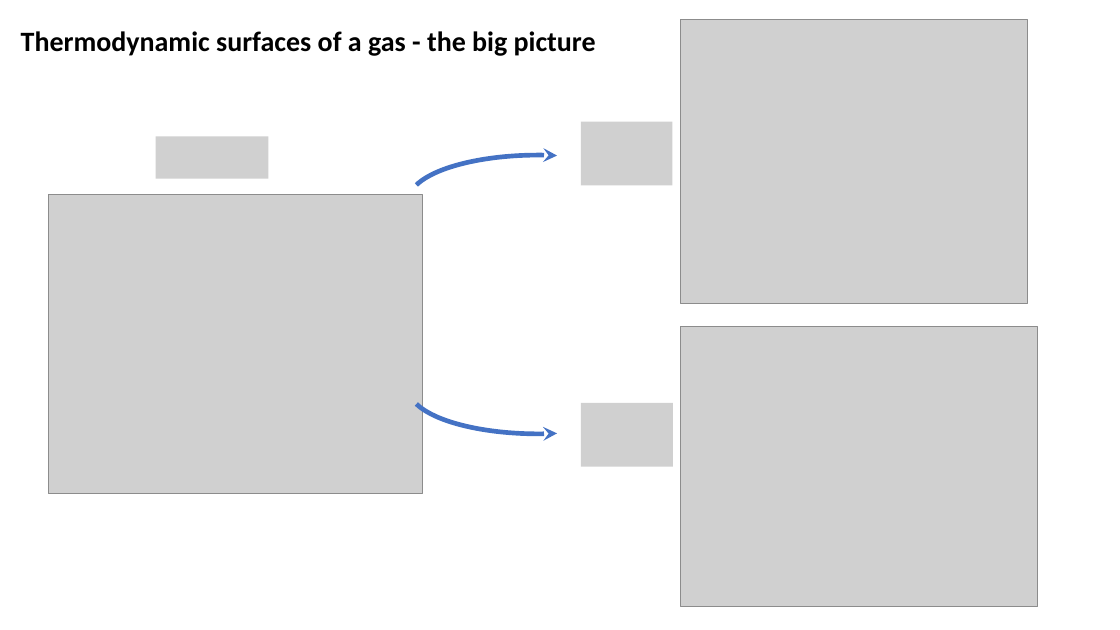
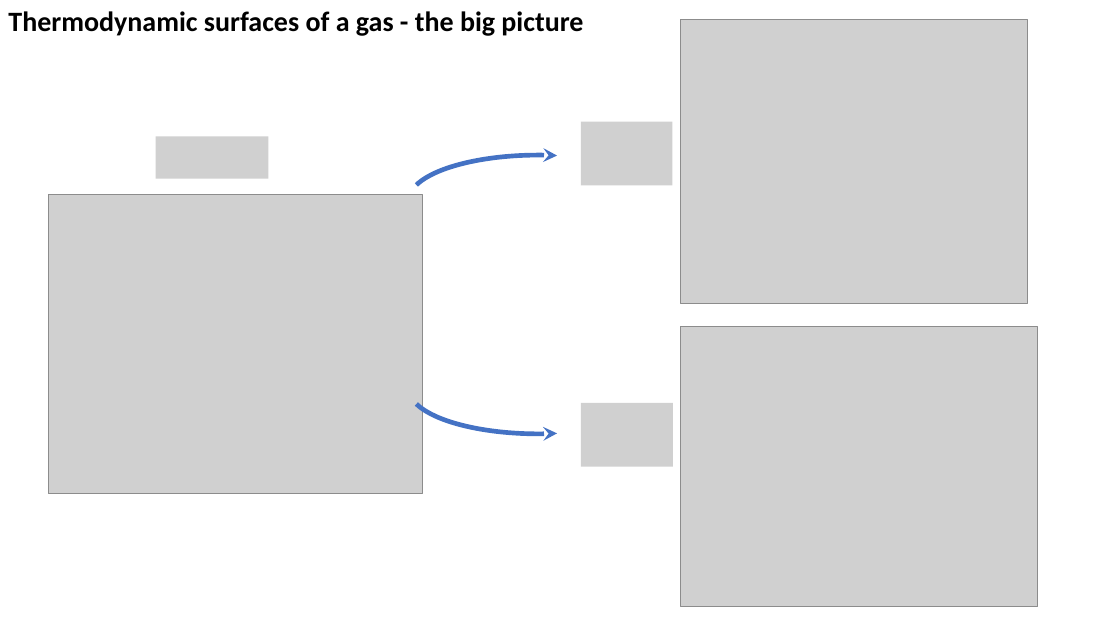
Before and after one commit to sneshyba/pypchem, a slide deck: slide 1 of Thermo 2022 (Neshyba)/Lectures/Week 2 - Thermodynamic surfaces/Week 2.4 Synthesis.pptx. Drawn at 1120x630 pixels with LibreOffice and Linux fonts; fonts in the diff are those of the drawing; grey boxes stand for pictures. Boxes give left, top, right and bottom in pixels: in the first picture for what was removed or moved away, otherwise in the second. Text is boxed around its words. In the diff, an @@ line names an element or a change of style, - is before the commit and + after.

```diff
--- a/Thermo 2022 (Neshyba)/Lectures/Week 2 - Thermodynamic surfaces/Week 2.4 Synthesis.pptx
+++ b/Thermo 2022 (Neshyba)/Lectures/Week 2 - Thermodynamic surfaces/Week 2.4 Synthesis.pptx
@@ text "Thermodynamic surfaces of a gas ...": place and size @@
-text "Thermodynamic surfaces of a gas ..." at <box>21,31,596,56</box>
+text "Thermodynamic surfaces of a gas ..." at <box>8,11,583,36</box>
```
Also in this commit, not shown: 1 other slide changed, 4 slides added, 2 slides removed, 17 other files.
